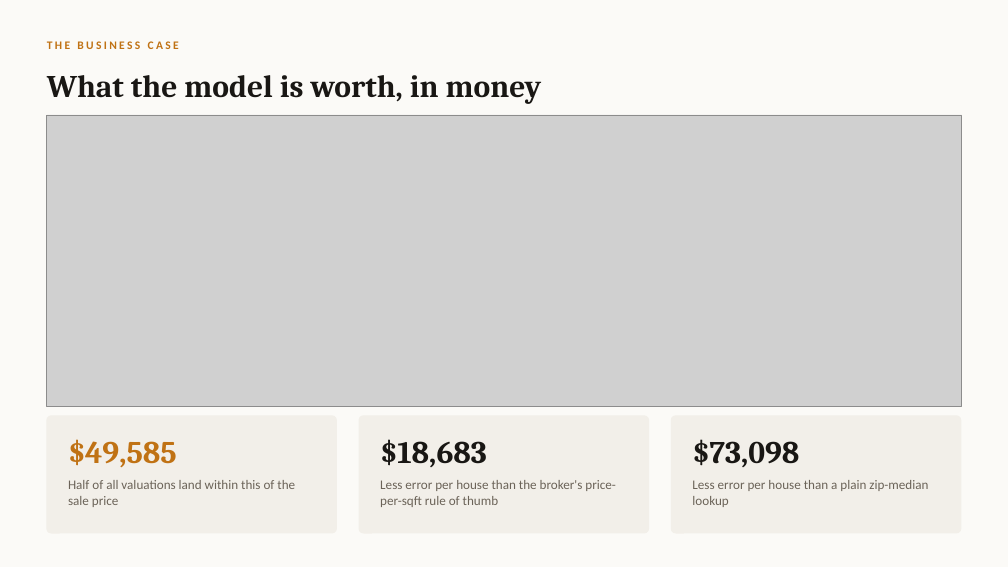
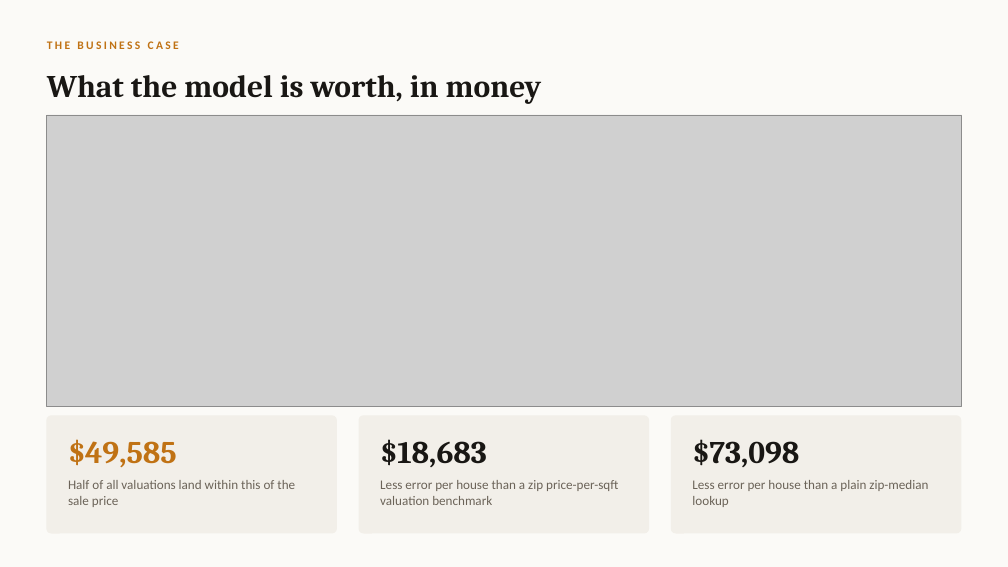
Before and after one commit to EsraaMaamoun/real-estate-machine, a slide deck: slide 9 of reports/Real_Estate_Machine_defense.pptx. Drawn at 1008x567 pixels with LibreOffice and Linux fonts; fonts in the diff are those of the drawing; grey boxes stand for pictures. Boxes give left, top, right and bottom in pixels: in the first picture for what was removed or moved away, otherwise in the second. Text is boxed around its words. In the diff, an @@ line names an element or a change of style, - is before the commit and + after.

```diff
--- a/reports/Real_Estate_Machine_defense.pptx
+++ b/reports/Real_Estate_Machine_defense.pptx
@@ text at [380, 480, 618, 505]: text changed @@
-Less error per house than the broker's price-per-sqft rule of thumb
+Less error per house than a zip price-per-sqft valuation benchmark
```
Also in this commit, not shown: 7 other slides changed.
